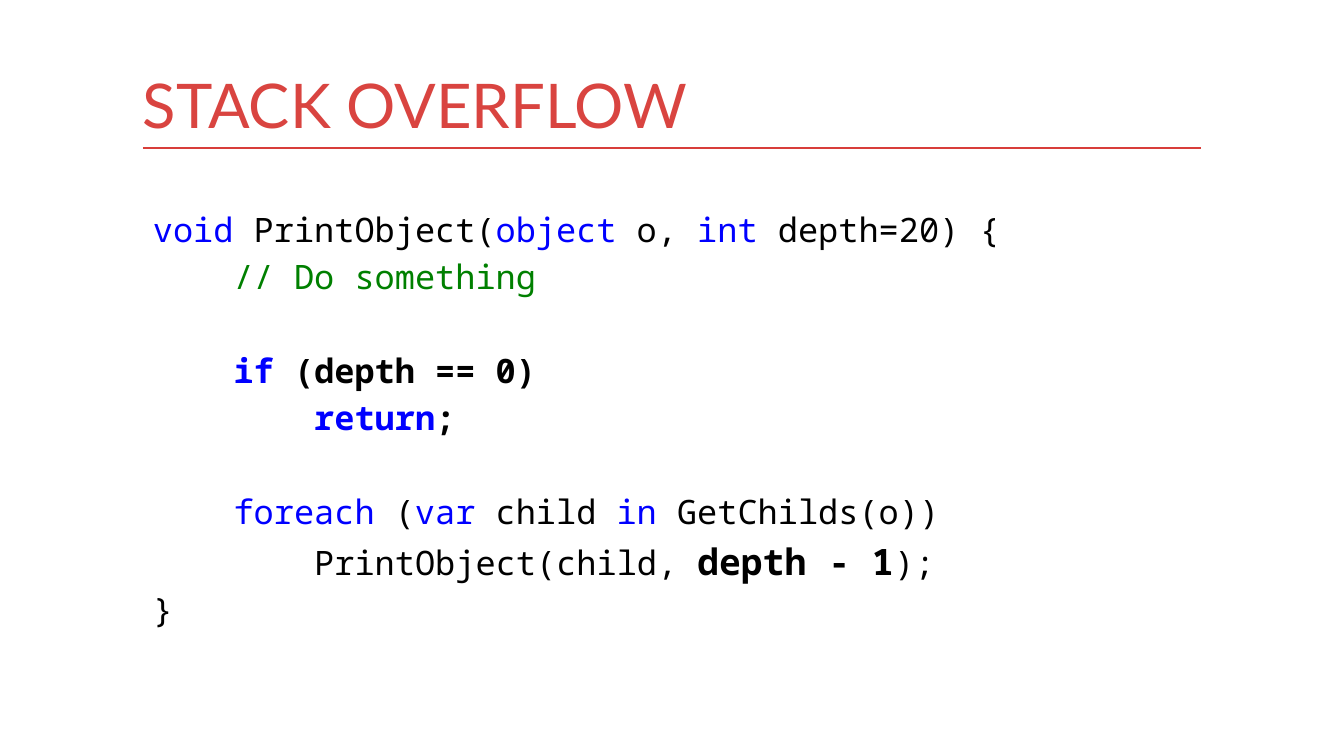
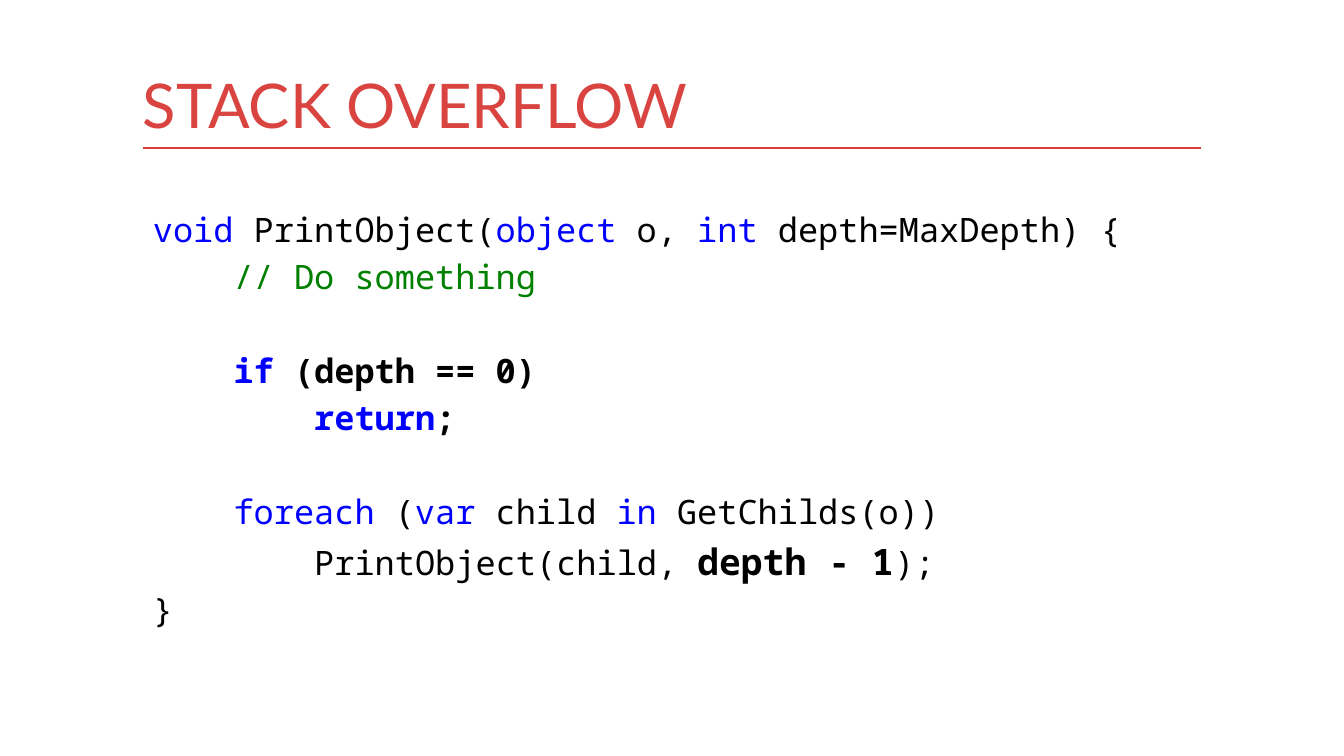
Before and after one commit to kontur-courses/exceptions, a slide deck: slide 30 of exceptions.pptx. Drawn at 1344x756 pixels with LibreOffice and Linux fonts; fonts in the diff are those of the drawing. Boxes give left, top, right and bottom in pixels: in the first picture for what was removed or moved away, otherwise in the second. Text is boxed around its words. In the diff, an @@ line names an element or a change of style, - is before the commit and + after.

```diff
--- a/exceptions.pptx
+++ b/exceptions.pptx
@@ text at (153, 216, 1081, 251): text changed @@
-void PrintObject(object o, int depth=20) {
+void PrintObject(object o, int depth=MaxDepth) {
```
Also in this commit, not shown: 4 other slides changed, 1 slide added.
